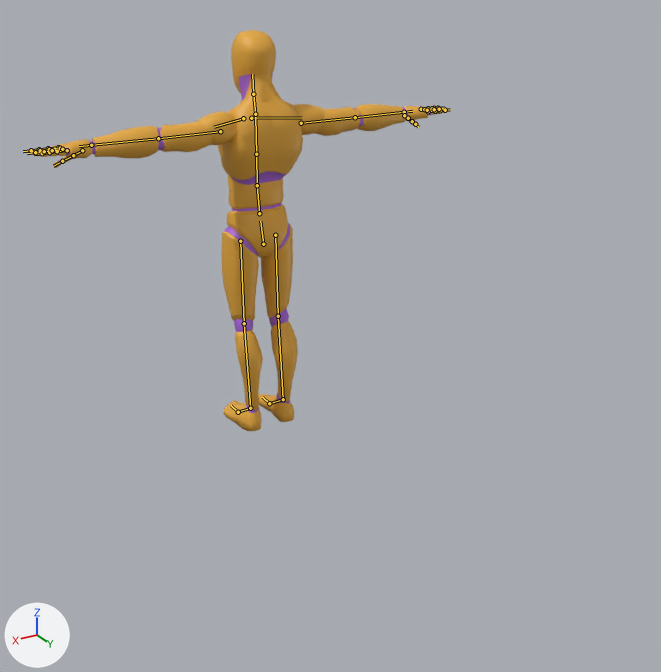
Two versions of the glTF model web/public/cove/char/anims.glb, one commit apart.
Camera for both pictures: a camera (50 mm lens) standing at (1.78, 3.6, 2.16) and looking at (0.07, 0.74, 0.74). Every picture has the same lights, and +X, +Y and +Z are marked at lower left. The first picture is the older version. The bones that change, and the others that lie on the model, are drawn over the model as lines.

Names of what the first picture shows: 'Mannequin'.
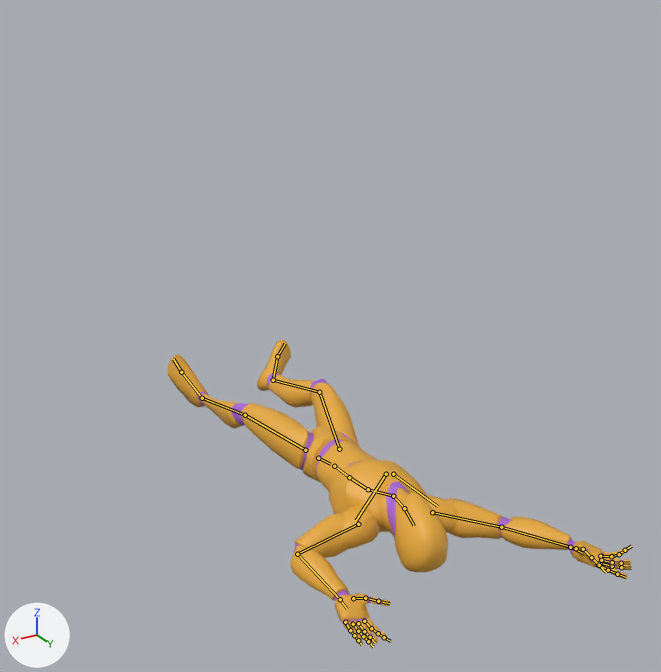
The newer file adds an action. The first version stands in its rest pose; the second is drawn at frame 48 of the action 'Death01'.

The change in detail:
Bone 'pelvis' (bone_pelvis) moves from (0.0, 0.0, 0.0) to (0.01, -0.951, -0.267).
Bone 'pelvis' (bone_pelvis) turns from (0, 0, 0) to (-93, 2, 14) degrees about its own x, y and z.
Bone 'spine_02' (bone_spine_02) turns from (0, 0, 0) to (12, 0, 0) degrees about its own x, y and z.
Bone 'spine_03' (bone_spine_03) turns from (0, 0, 0) to (12, -2, 1) degrees about its own x, y and z.
Bone 'neck_01' (bone_neck_01) turns from (0, 0, 0) to (-39, 1, -1) degrees about its own x, y and z.
Bone 'Head' (bone_head) turns from (0, 0, 0) to (-5, 1, -1) degrees about its own x, y and z.
Bone 'clavicle_l' (bone_clavicle_l) turns from (0, 0, 0) to (0, 0, 21) degrees about its own x, y and z.
Bone 'upperarm_l' (bone_upperarm_l) turns from (0, 0, 0) to (0, 0, -7) degrees about its own x, y and z.
Bone 'lowerarm_l' (bone_lowerarm_l) turns from (0, 0, 0) to (97, -117, -4) degrees about its own x, y and z.
Bone 'hand_l' (bone_hand_l) turns from (0, 0, 0) to (-5, -20, 2) degrees about its own x, y and z.
Bone 'index_01_l' (bone_index_01_l) turns from (0, 0, 0) to (6, 0, 3) degrees about its own x, y and z.
Bone 'middle_02_l' (bone_middle_02_l) turns from (0, 0, 0) to (4, 0, 0) degrees about its own x, y and z.
Bone 'middle_03_l' (bone_middle_03_l) turns from (0, 0, 0) to (4, 0, 0) degrees about its own x, y and z.
Bone 'pinky_03_l' (bone_pinky_03_l) turns from (0, 0, 0) to (4, 0, 0) degrees about its own x, y and z.
Bone 'ring_02_l' (bone_ring_02_l) turns from (0, 0, 0) to (4, 0, 0) degrees about its own x, y and z.
Bone 'ring_03_l' (bone_ring_03_l) turns from (0, 0, 0) to (4, 0, 0) degrees about its own x, y and z.
Bone 'thumb_01_l' (bone_thumb_01_l) turns from (0, 0, 0) to (-26, 1, 2) degrees about its own x, y and z.
Bone 'thumb_02_l' (bone_thumb_02_l) turns from (0, 0, 0) to (19, -16, -15) degrees about its own x, y and z.
Bone 'clavicle_r' (bone_clavicle_r) turns from (0, 0, 0) to (22, 2, -6) degrees about its own x, y and z.
Bone 'upperarm_r' (bone_upperarm_r) turns from (0, 0, 0) to (-8, -1, -19) degrees about its own x, y and z.
Bone 'lowerarm_r' (bone_lowerarm_r) turns from (0, 0, 0) to (-10, 41, -24) degrees about its own x, y and z.
Bone 'hand_r' (bone_hand_r) turns from (0, 0, 0) to (-39, 77, -45) degrees about its own x, y and z.
Bone 'middle_01_r' (bone_middle_01_r) turns from (0, 0, 0) to (8, -1, 8) degrees about its own x, y and z.
Bone 'middle_02_r' (bone_middle_02_r) turns from (0, 0, 0) to (8, -3, 0) degrees about its own x, y and z.
Bone 'pinky_01_r' (bone_pinky_01_r) turns from (0, 0, 0) to (16, -3, 21) degrees about its own x, y and z.
Bone 'pinky_02_r' (bone_pinky_02_r) turns from (0, 0, 0) to (18, -9, 0) degrees about its own x, y and z.
Bone 'ring_01_r' (bone_ring_01_r) turns from (0, 0, 0) to (7, -1, 19) degrees about its own x, y and z.
Bone 'ring_02_r' (bone_ring_02_r) turns from (0, 0, 0) to (8, -6, 0) degrees about its own x, y and z.
Bone 'thumb_01_r' (bone_thumb_01_r) turns from (0, 0, 0) to (-8, -1, -9) degrees about its own x, y and z.
Bone 'thumb_02_r' (bone_thumb_02_r) turns from (0, 0, 0) to (-2, 8, 38) degrees about its own x, y and z.
Bone 'thigh_l' (bone_thigh_l) turns from (0, 0, 0) to (3, 0, -17) degrees about its own x, y and z.
Bone 'calf_l' (bone_calf_l) turns from (0, 0, 0) to (11, -46, 4) degrees about its own x, y and z.
Bone 'foot_l' (bone_foot_l) turns from (0, 0, 0) to (16, -1, 14) degrees about its own x, y and z.
Bone 'thigh_r' (bone_thigh_r) turns from (0, 0, 0) to (-15, 1, 11) degrees about its own x, y and z.
Bone 'calf_r' (bone_calf_r) turns from (0, 0, 0) to (30, 23, -2) degrees about its own x, y and z.
Bone 'foot_r' (bone_foot_r) turns from (0, 0, 0) to (11, -5, 8) degrees about its own x, y and z.

Pixel boxes (x1, y1, x2, y2) of what changed, in the pictures (661 x 672 px):
'Mannequin', posed (11% wider, 24% shorter)
    before: (30, 30, 446, 431)
    after: (168, 339, 631, 643)
bone 'pelvis', root to tip
    before: (263, 244) to (260, 221)
    after: (318, 458) to (330, 464)
bone 'spine_02', root to tip
    before: (257, 185) to (256, 154)
    after: (349, 477) to (368, 489)
bone 'spine_03', root to tip
    before: (256, 154) to (255, 116)
    after: (368, 489) to (392, 495)
bone 'neck_01', root to tip
    before: (255, 114) to (253, 94)
    after: (393, 496) to (404, 508)
bone 'Head', root to tip
    before: (253, 94) to (252, 74)
    after: (404, 508) to (414, 525)
bone 'clavicle_l', root to tip
    before: (243, 118) to (214, 127)
    after: (386, 474) to (356, 520)
bone 'upperarm_l', root to tip
    before: (220, 131) to (158, 138)
    after: (358, 524) to (297, 554)
bone 'lowerarm_l', root to tip
    before: (158, 138) to (91, 145)
    after: (297, 554) to (340, 599)
bone 'hand_l', root to tip
    before: (91, 145) to (79, 146)
    after: (340, 599) to (347, 609)
bone 'index_01_l', root to tip
    before: (58, 147) to (48, 148)
    after: (364, 621) to (371, 628)
bone 'middle_02_l', root to tip
    before: (49, 149) to (40, 150)
    after: (364, 631) to (370, 637)
bone 'middle_03_l', root to tip
    before: (40, 150) to (31, 151)
    after: (370, 637) to (375, 642)
bone 'pinky_03_l', root to tip
    before: (49, 152) to (42, 153)
    after: (354, 635) to (358, 640)
bone 'ring_02_l', root to tip
    before: (52, 150) to (44, 151)
    after: (358, 631) to (363, 636)
bone 'ring_03_l', root to tip
    before: (44, 151) to (35, 152)
    after: (363, 636) to (368, 641)
bone 'thumb_01_l', root to tip
    before: (82, 150) to (73, 155)
    after: (353, 598) to (365, 598)
bone 'thumb_02_l', root to tip
    before: (73, 155) to (62, 161)
    after: (365, 598) to (378, 601)
bone 'clavicle_r', root to tip
    before: (251, 118) to (302, 117)
    after: (393, 474) to (438, 506)
bone 'upperarm_r', root to tip
    before: (301, 123) to (355, 117)
    after: (432, 512) to (501, 527)
bone 'lowerarm_r', root to tip
    before: (355, 117) to (404, 112)
    after: (501, 527) to (570, 547)
bone 'hand_r', root to tip
    before: (404, 112) to (412, 111)
    after: (570, 547) to (582, 553)
bone 'middle_01_r', root to tip
    before: (424, 109) to (432, 108)
    after: (600, 563) to (612, 566)
bone 'middle_02_r', root to tip
    before: (432, 108) to (438, 108)
    after: (612, 566) to (621, 567)
bone 'pinky_01_r', root to tip
    before: (428, 111) to (435, 111)
    after: (600, 556) to (611, 556)
bone 'pinky_02_r', root to tip
    before: (435, 111) to (440, 110)
    after: (611, 556) to (619, 554)
bone 'ring_01_r', root to tip
    before: (427, 110) to (434, 109)
    after: (601, 560) to (612, 562)
bone 'ring_02_r', root to tip
    before: (434, 109) to (439, 109)
    after: (612, 562) to (621, 563)
bone 'thumb_01_r', root to tip
    before: (404, 115) to (408, 118)
    after: (576, 548) to (583, 549)
bone 'thumb_02_r', root to tip
    before: (408, 118) to (412, 121)
    after: (583, 549) to (591, 557)
bone 'thigh_l', root to tip
    before: (240, 241) to (244, 323)
    after: (305, 450) to (245, 415)
bone 'calf_l', root to tip
    before: (244, 323) to (250, 408)
    after: (245, 415) to (202, 398)
bone 'foot_l', root to tip
    before: (250, 408) to (238, 412)
    after: (202, 398) to (181, 372)
bone 'thigh_r', root to tip
    before: (275, 235) to (278, 316)
    after: (339, 449) to (319, 392)
bone 'calf_r', root to tip
    before: (278, 316) to (283, 399)
    after: (319, 392) to (273, 380)
bone 'foot_r', root to tip
    before: (283, 399) to (269, 403)
    after: (273, 380) to (277, 356)
